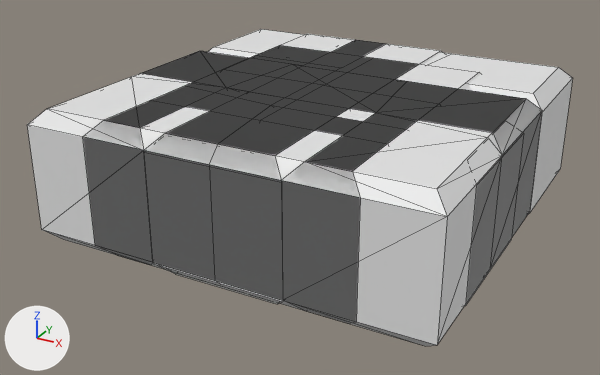
The Blender file models/source_files/fragments.blend, before and after one commit.
Rendered twice from a 50 mm lens placed at (2.72, -5.31, 2.29), pointed at (-0.1, -0.19, -0.28). Arrows for +X, +Y and +Z are at lower left; the lights stay in place. Mesh edges are drawn as thin lines.

Names of what the first picture shows: 'arch', 'cross', 'l', 'square', 't', 'tri'.
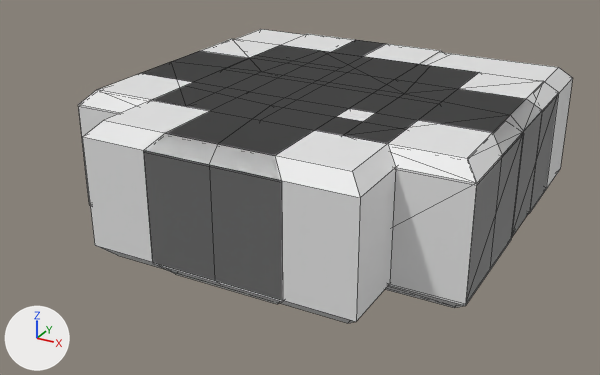
Commit message: Centred arch fragment model

Location of each change, [x1, y1, x2, y2] in pixels of the pictures (600 x 375 px):
'arch', mesh moved
    before: [27, 51, 542, 346]
    after: [78, 39, 558, 304]

What changed in the scene script:
```text
Change me_arch:
    where me_arch.from_pydata(...)  # 48 vertices, 46 faces; spans x -1.5..1.5, y -1.5..0.5, z -0.5..0.5
    used by ob_arch; location = (0.0, 0.0, 0.0)
    me_arch part 1: the whole mesh is moved by (0.0, 0.5, 0.0)
```
